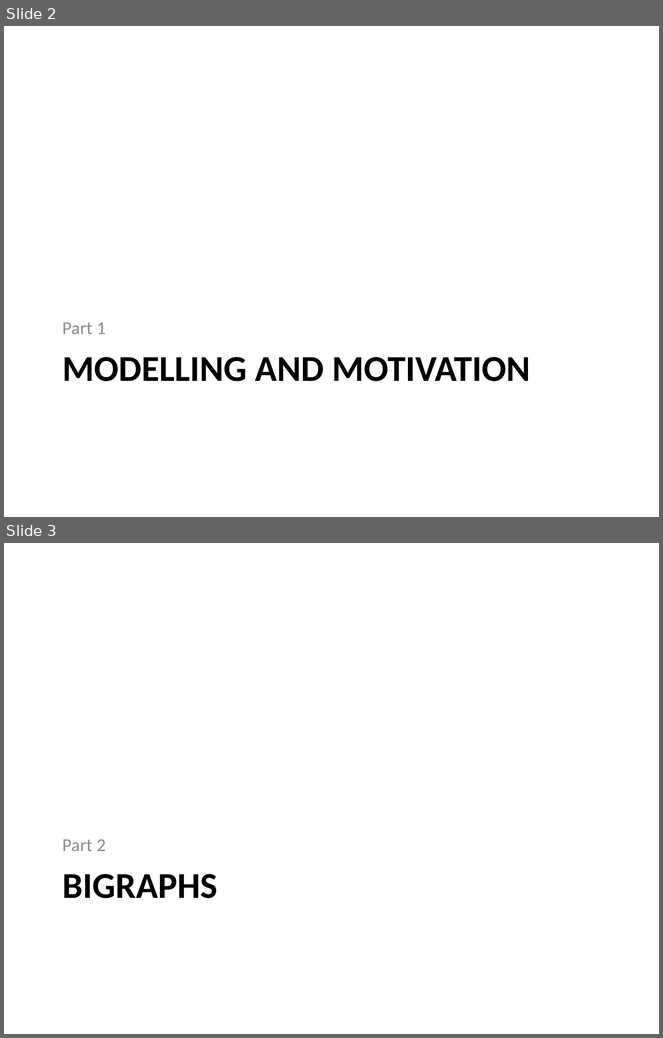
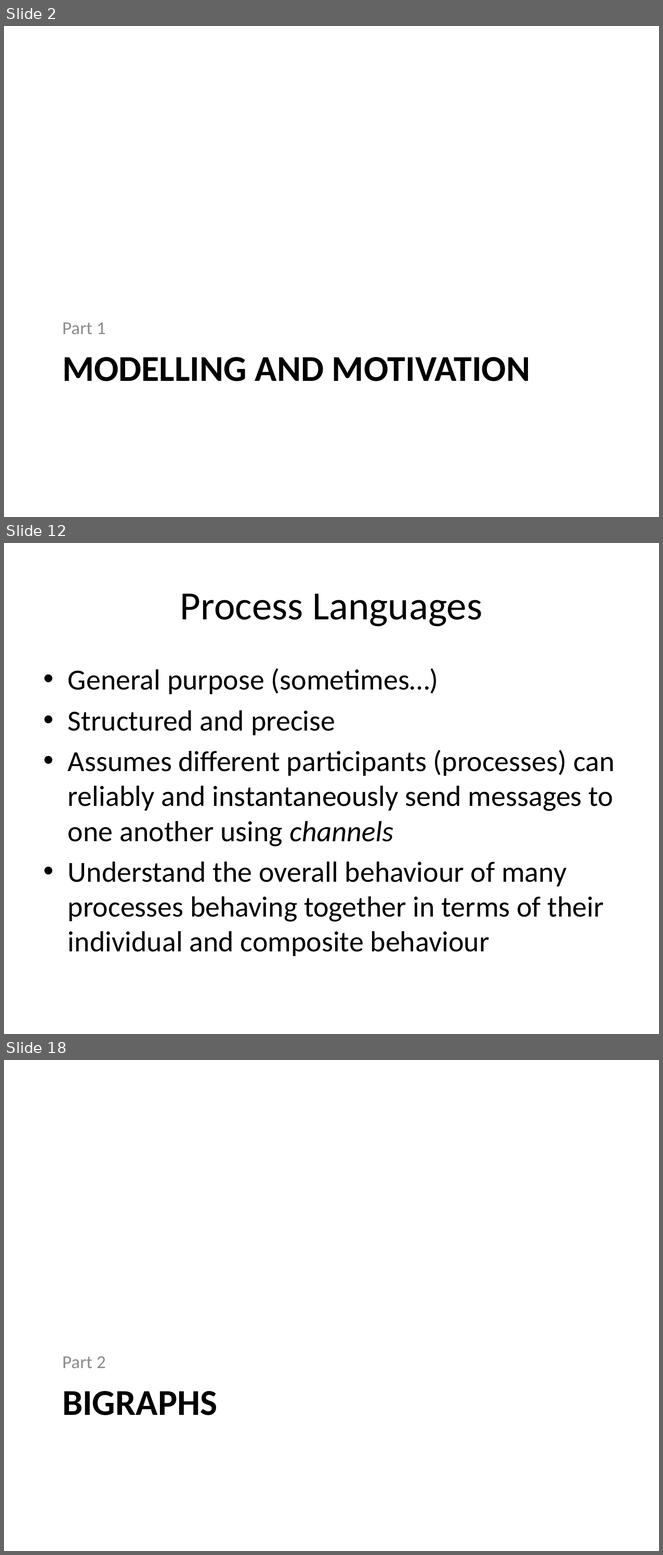
Before and after one commit to gian/defense, a slide deck: PhDDefense.pptx. Shown one above the other, each under a label of ours: slides 2 and 3 before the commit, slides 2, 12 and 18 after it; the slides between them are not shown. The pictures are 663x1038 and 663x1555 pixels, drawn with LibreOffice and Linux fonts; fonts in the diff are those of the drawing. Boxes give left, top, right and bottom in pixels: in the first picture for what was removed or moved away, otherwise in the second. Text is boxed around its words. In the diff, an @@ line names an element or a change of style, - is before the commit and + after.

```diff
--- a/PhDDefense.pptx
+++ b/PhDDefense.pptx
@@ slide 12 added at bbox=[4, 543, 659, 1034], background #FFFFFF @@
@@ title added at bbox=[180, 593, 482, 627], 44 pt, text #000000 @@
+Process Languages
@@ text added at bbox=[68, 668, 614, 956], 32 pt, text #000000 @@
+• General purpose (sometimes…)
+• Structured and precise
+• Assumes different participants (processes) can reliably and instantaneously send messages to one another using channels
+• Understand the overall behaviour of many processes behaving together in terms of their individual and composite behaviour
@@ what was slide 3 is now slide 18 @@
```
Also in this commit, not shown: 14 other slides added.
